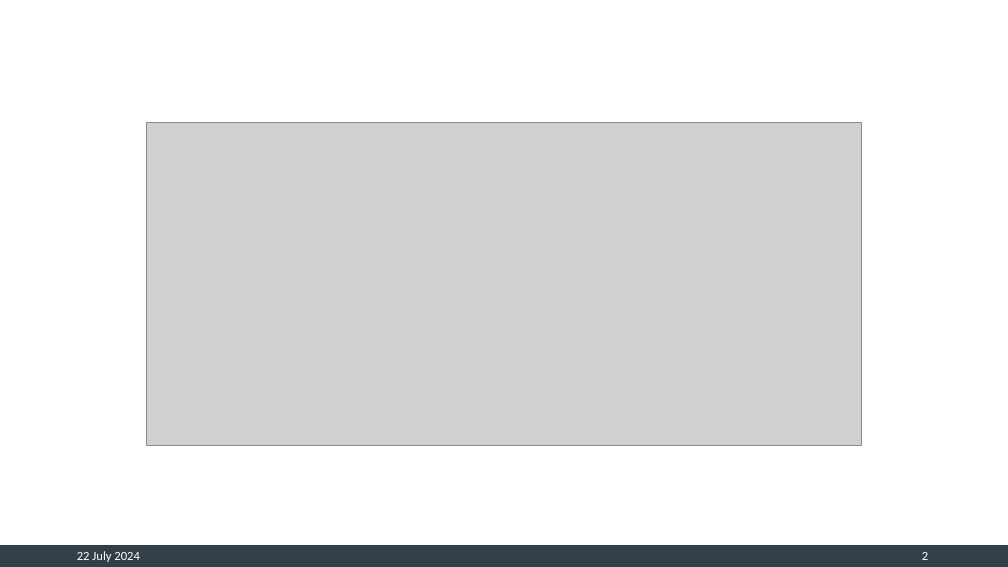
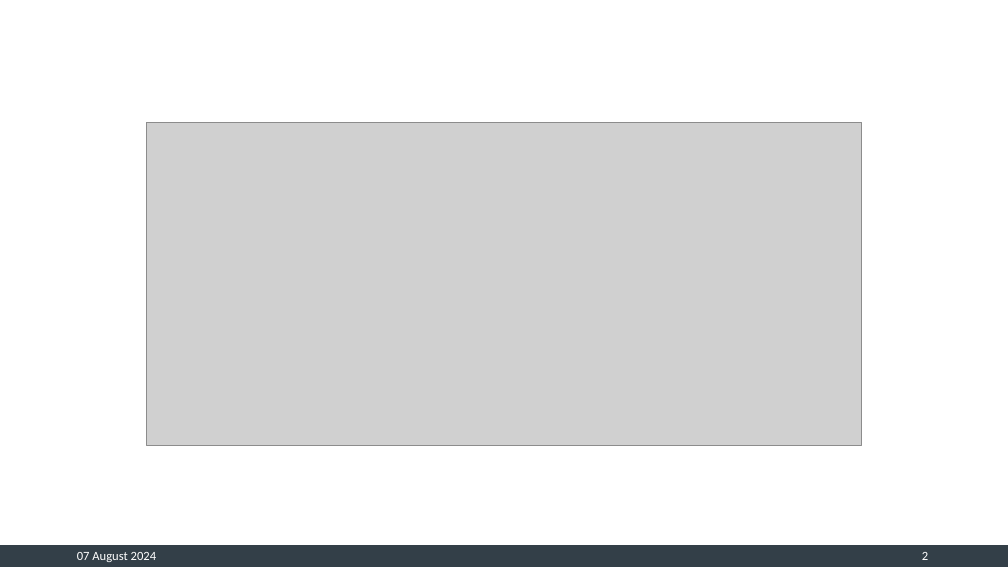
Before and after one commit to CMB-S4/Cryogenic_Material_Properties, a slide deck: slide 2 of Cryogenic Material Library – An Overview.pptx. Drawn at 1008x567 pixels with LibreOffice and Linux fonts; fonts in the diff are those of the drawing; grey boxes stand for pictures. Boxes give left, top, right and bottom in pixels: in the first picture for what was removed or moved away, otherwise in the second. Text is boxed around its words. In the diff, an @@ line names an element or a change of style, - is before the commit and + after.

```diff
--- a/Cryogenic Material Library – An Overview.pptx
+++ b/Cryogenic Material Library – An Overview.pptx
@@ text at [77, 552, 156, 562]: text changed @@
-22 July 2024
+07 August 2024
```
Also in this commit, not shown: 6 other slides changed, 5 slides added, 3 slides removed, 1 other file.
